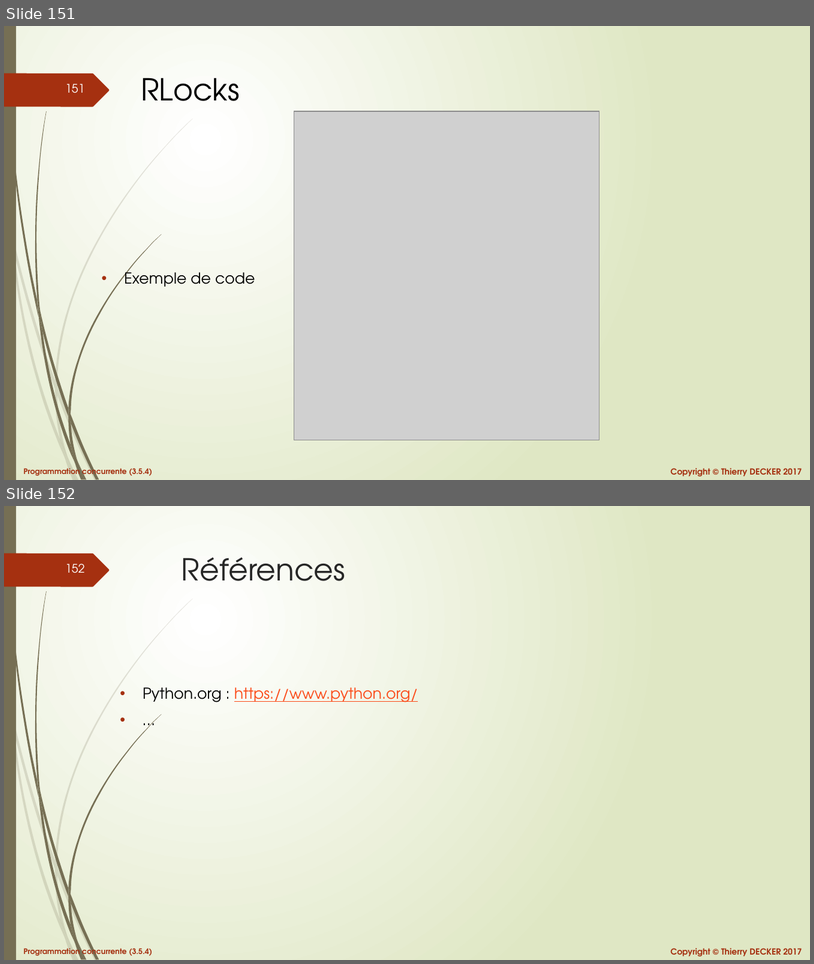
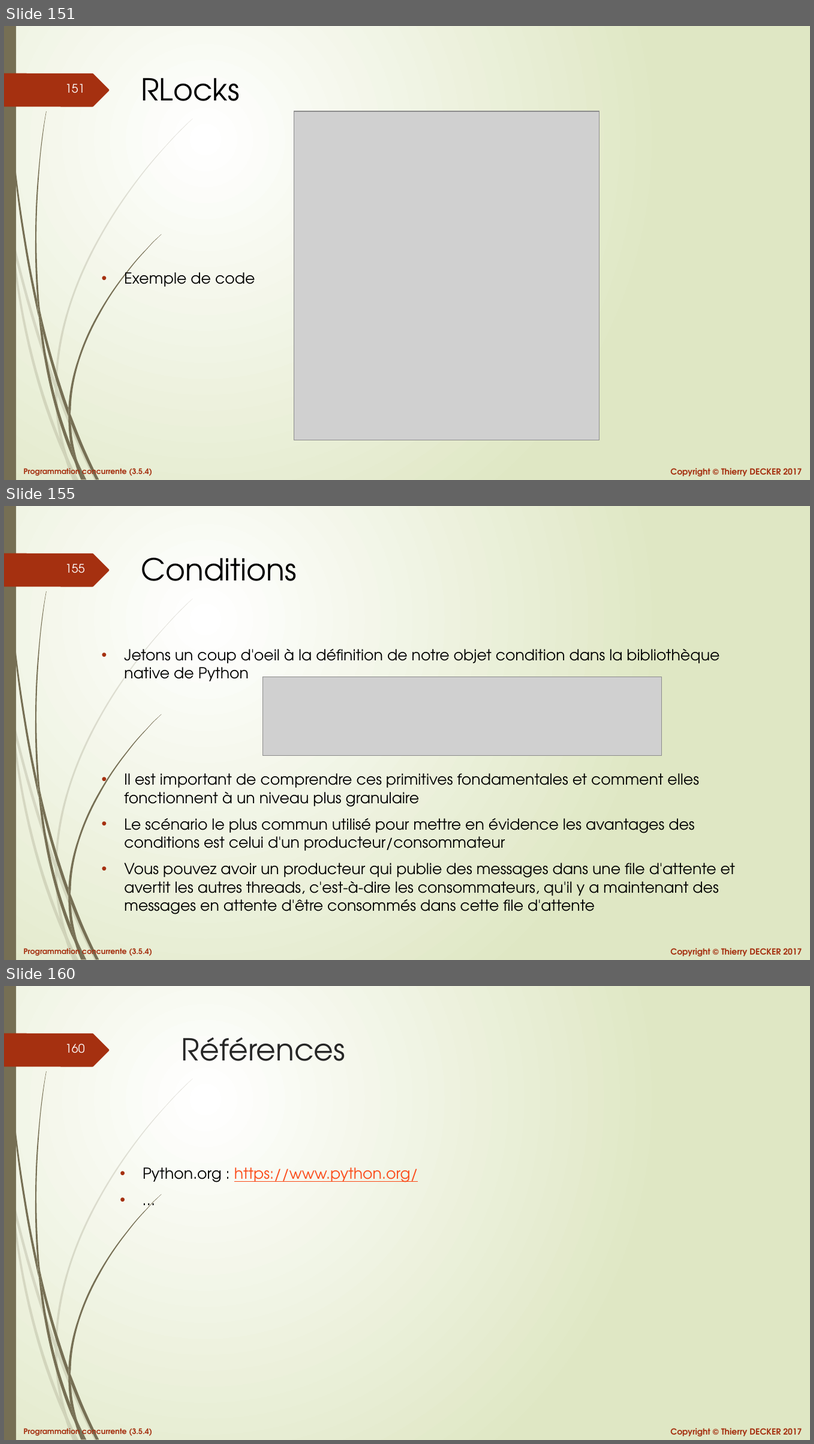
Before and after one commit to VikmanTheRacoon/learning-python, a slide deck: documentations/python-concurrency.pptx. Shown one above the other, each under a label of ours: slides 151 and 152 before the commit, slides 151, 155 and 160 after it; the slides between them are not shown. The pictures are 814x964 and 814x1444 pixels, drawn with LibreOffice and Linux fonts; fonts in the diff are those of the drawing; grey boxes stand for pictures. Boxes give left, top, right and bottom in pixels: in the first picture for what was removed or moved away, otherwise in the second. Text is boxed around its words. In the diff, an @@ line names an element or a change of style, - is before the commit and + after.

```diff
--- a/documentations/python-concurrency.pptx
+++ b/documentations/python-concurrency.pptx
@@ slide 155 added at box(4, 506, 810, 960), background gradient #FFFFFF to #DFE8C4; not listed: 27 template elements that a slide beside it also shows @@
@@ title added at box(141, 558, 297, 581), 36 pt, text #000000 @@
+Conditions
@@ text added at box(124, 649, 735, 914), 18 pt, text #000000 @@
+• Jetons un coup d'oeil à la définition de notre objet condition dans la bibliothèque native de Python
+• Il est important de comprendre ces primitives fondamentales et comment elles fonctionnent à un niveau plus granulaire
+• Le scénario le plus commun utilisé pour mettre en évidence les avantages des conditions est celui d'un producteur/consommateur
+• Vous pouvez avoir un producteur qui publie des messages dans une file d'attente et avertit les autres threads, c'est-à-dire les consommateurs, qu'il y a maintenant des messages en attente d'être consommés dans cette file d'attente
@@ picture added at box(264, 676, 662, 755) @@
@@ what was slide 152 is now slide 160 @@
@@ page number at box(65, 1044, 85, 1053): text changed @@
-152
+160
```
Also in this commit, not shown: 7 other slides added, 1 other file.
